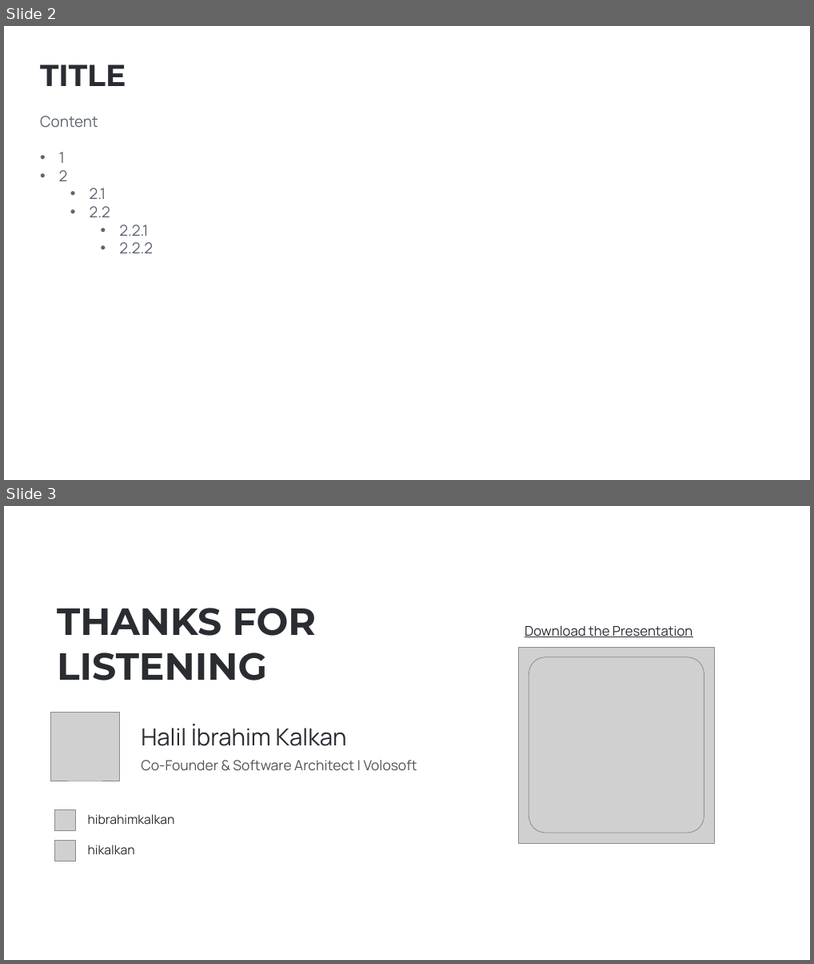
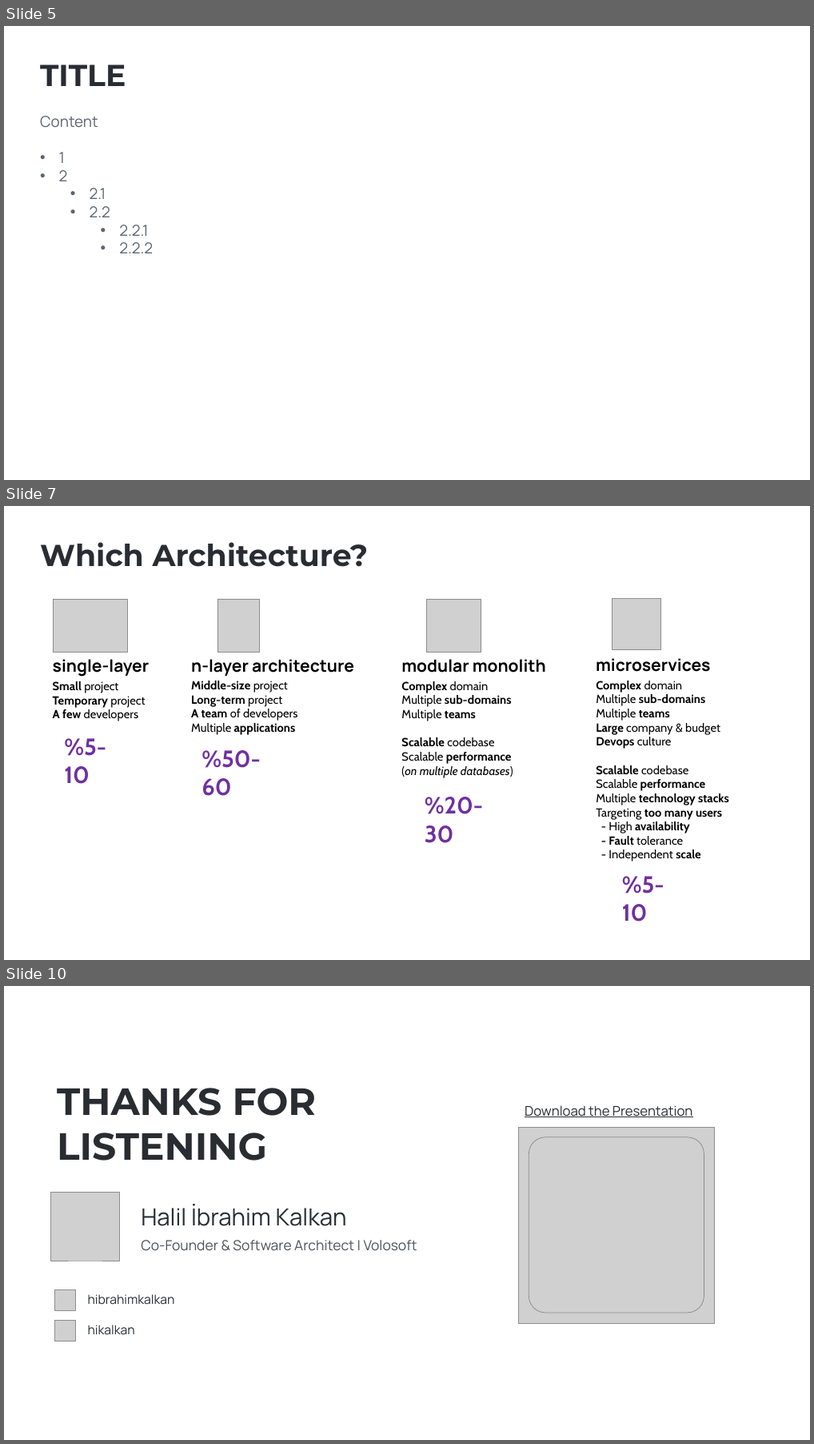
Before and after one commit to hikalkan/presentations, a slide deck: 2025-01-09 ABP Community Talks 2025.1/Which Architecture.pptx. Shown one above the other, each under a label of ours: slides 2 and 3 before the commit, slides 5, 7 and 10 after it; the slides between them are not shown. The pictures are 814x964 and 814x1444 pixels, drawn with LibreOffice and Linux fonts; fonts in the diff are those of the drawing; grey boxes stand for pictures; background and template pictures are left out. Boxes give left, top, right and bottom in pixels: in the first picture for what was removed or moved away, otherwise in the second. Text is boxed around its words. In the diff, an @@ line names an element or a change of style, - is before the commit and + after.

```diff
--- a/2025-01-09 ABP Community Talks 2025.1/Which Architecture.pptx
+++ b/2025-01-09 ABP Community Talks 2025.1/Which Architecture.pptx
@@ slide 7 added at (x1=4, y1=506, x2=810, y2=960), background picture (left out) @@
@@ text added at (x1=40, y1=542, x2=369, y2=567), 36 pt, text #292D33, bold @@
+Which Architecture?
@@ picture added at (x1=53, y1=599, x2=127, y2=652) @@
@@ picture added at (x1=218, y1=599, x2=259, y2=652) @@
@@ picture added at (x1=427, y1=599, x2=482, y2=652) @@
@@ picture added at (x1=613, y1=598, x2=662, y2=649) @@
@@ text added at (x1=53, y1=659, x2=150, y2=676), 20 pt, text #000000, bold @@
+single-layer
@@ text added at (x1=191, y1=659, x2=354, y2=676), 20 pt, text #000000, bold @@
+n-layer architecture
@@ text added at (x1=402, y1=659, x2=546, y2=672), 20 pt, text #000000, bold @@
+modular monolith
@@ text added at (x1=596, y1=658, x2=711, y2=672), 20 pt, text #000000, bold @@
+microservices
@@ text added at (x1=53, y1=681, x2=145, y2=721), 14 pt, text #000000 @@
+Small project
+Temporary project
+A few developers
@@ text added at (x1=191, y1=680, x2=298, y2=735), 14 pt, text #000000, bold @@
+Middle-size project
+Long-term project
+A team of developers
+Multiple applications
@@ text added at (x1=402, y1=681, x2=514, y2=778), 14 pt, text #000000 @@
+Complex domain
+Multiple sub-domains
+Multiple teams
+Scalable codebase
+Scalable performance
+(on multiple databases)
@@ text added at (x1=596, y1=680, x2=730, y2=861), 14 pt, text #000000, bold @@
+Complex domain
+Multiple sub-domains
+Multiple teams
+Large company & budget
+Devops culture
+Scalable codebase
+Scalable performance
+Multiple technology stacks
+Targeting too many users
+- High availability
+- Fault tolerance
+- Independent scale
@@ text added at (x1=64, y1=738, x2=106, y2=784), 28 pt, text #7030A0, bold @@
+%5-10
@@ text added at (x1=202, y1=750, x2=261, y2=796), 28 pt, text #7030A0, bold @@
+%50-60
@@ text added at (x1=425, y1=796, x2=483, y2=843), 28 pt, text #7030A0, bold @@
+%20-30
@@ text added at (x1=622, y1=876, x2=665, y2=921), 28 pt, text #7030A0, bold @@
+%5-10
@@ what was slide 2 is now slide 5 @@
@@ what was slide 3 is now slide 10 @@
```
Also in this commit, not shown: 7 other slides added.
